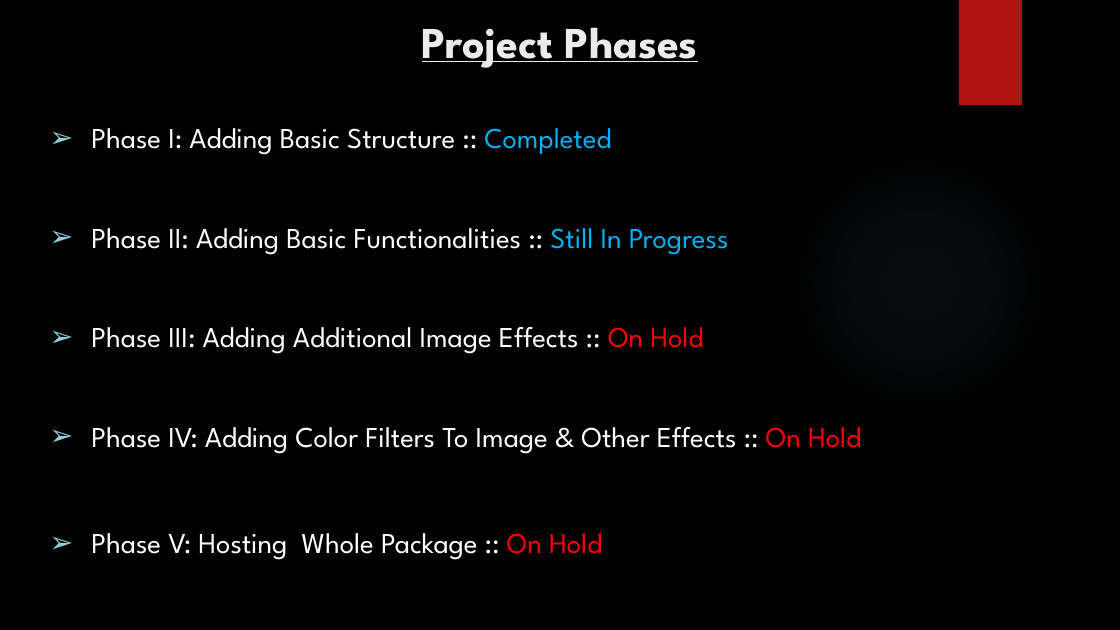
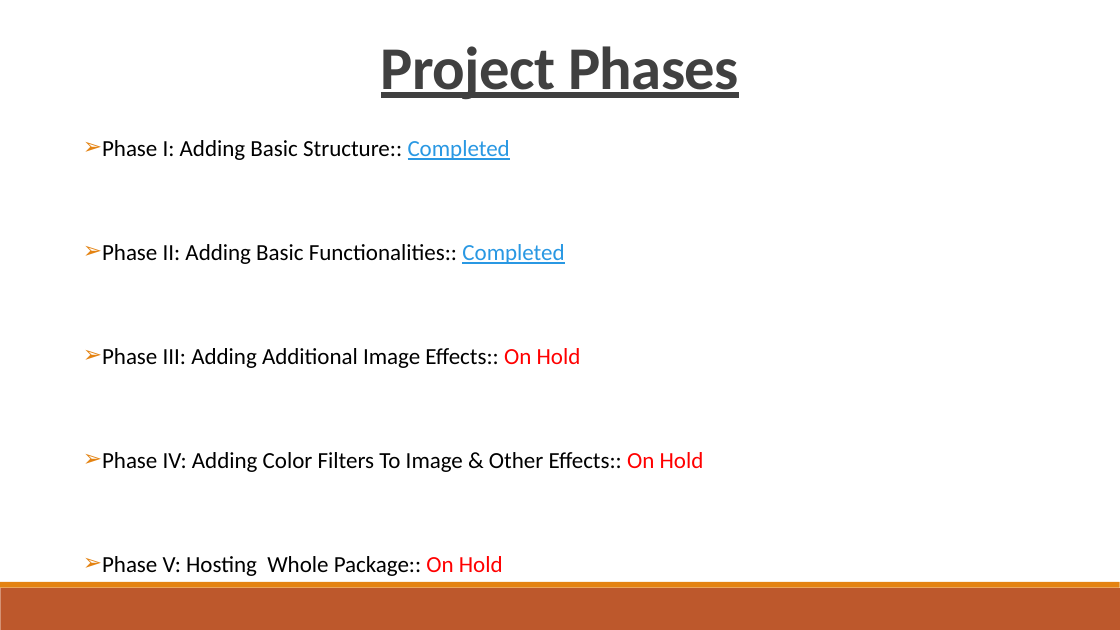
Before and after one commit to mstomar698/pictoral, a slide deck: slide 11 of proj-images/minor-project-report-1.pptx. Drawn at 1120x630 pixels with LibreOffice and Linux fonts; fonts in the diff are those of the drawing; background and template pictures are left out. Boxes give left, top, right and bottom in pixels: in the first picture for what was removed or moved away, otherwise in the second. Text is boxed around its words. In the diff, an @@ line names an element or a change of style, - is before the commit and + after.

Commit message:
Adding Phase-II

```diff
--- a/proj-images/minor-project-report-1.pptx
+++ b/proj-images/minor-project-report-1.pptx
@@ background picture (left out) to #FFFFFF @@
@@ text "Project Phases": place and size @@
-text "Project Phases" at (422, 27, 698, 68)
+text "Project Phases" at (381, 46, 739, 100)
@@ text "Project Phases" at (381, 46, 739, 100): size 28.4 to 39 pt, font League Spartan to Calibri, text colour #EBEBEB to #404040, letter spacing 0 to -0.4 pt; line spacing 1 to 0.85 @@
@@ rectangle removed at (959, 0, 1021, 105) @@
@@ text at (102, 140, 704, 576): text changed; size 18.5 to 14.8 pt; font League Spartan to Calibri; text colour #FFFFFF to #000000 @@
-➢ Phase I: Adding Basic Structure :: Completed
-➢ Phase II: Adding Basic Functionalities :: Still In Progress
-➢ Phase III: Adding Additional Image Effects :: On Hold
-➢ Phase IV: Adding Color Filters To Image & Other Effects :: On Hold
-➢ Phase V: Hosting Whole Package :: On Hold
+➢ Phase I: Adding Basic Structure:: Completed
+➢ Phase II: Adding Basic Functionalities:: Completed
+➢ Phase III: Adding Additional Image Effects:: On Hold
+➢ Phase IV: Adding Color Filters To Image & Other Effects:: On Hold
+➢ Phase V: Hosting Whole Package:: On Hold
@@ ellipse removed at (791, 155, 1049, 413) @@
@@ rectangle added at (0, 588, 1120, 630), fill #BD582C @@
@@ rectangle added at (0, 582, 1120, 588), fill #E48312 @@
```
Also in this commit, not shown: 13 other slides changed, 3 other files.
